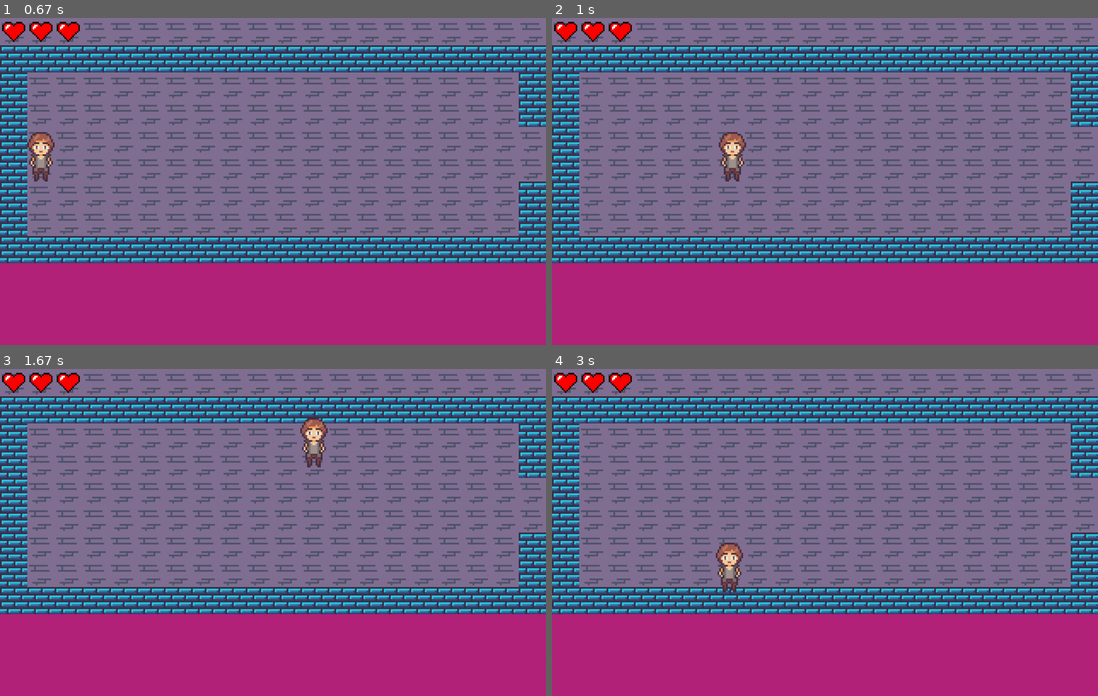
Above: before the commit, frames 1-4 (two rows, left to right).
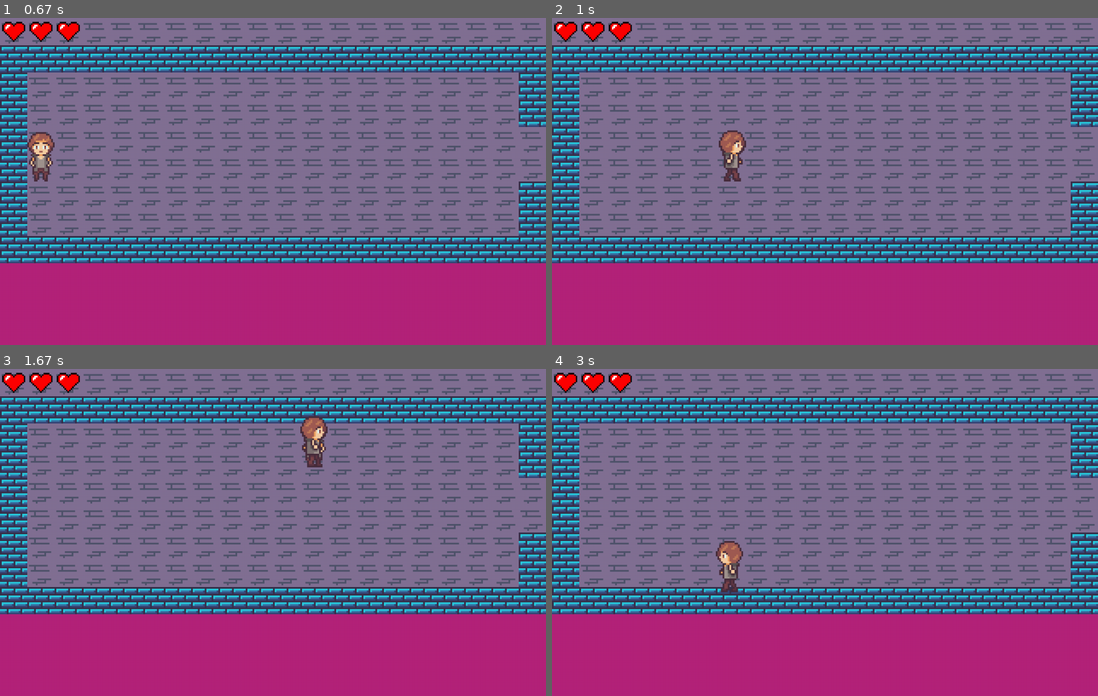
Above: after the commit, the same moments.

Repository: KakeinNoriaki/pygame_project
Game: pygame game, started from main.py
Same seed, same stepped clock (60 frames per second), same inputs: the game is played once before the commit and once after it.
Inputs (mouse positions are in pixels of both pictures, inside the frame that each line leads up to):
- Up to frame 1 (0.67 s): click (251, 171) at 0.38 s
- Up to frame 2 (1 s): hold D from 0.67 s (still down)
- Up to frame 3 (1.67 s): release D at 1.13 s; hold W 1.17-1.47 s; hold D from 1.5 s (still down)
- Up to frame 4 (3 s): release D at 1.97 s; hold A 2-2.53 s; hold S 2.57-2.87 s; hold A from 2.9 s (still down)

Frame 1 is identical in both runs. In frame 2, 0.4% of the frame differs, in the area x 30-36%, y 34-50%; in frame 3, 0.3%; in frame 4, 0.4%, in the area x 30-35%, y 52-69%.

Commit message:
сделал норм ВСЁ

Diff:
--- a/main.py
+++ b/main.py
@@ -26,7 +26,6 @@
         self.im = pygame.transform.scale(load_image("assets/items/heart.png"), [64, 64])
 
     def print_hp(self):
-
         for i in range(self.hp):
             rect = pygame.Rect(64 * i, 0, 64, 64)
             screen.blit(self.im, rect)
@@ -282,6 +281,21 @@
 
 pygame.mixer.init()
 
+walkright = [pygame.image.load("assets/player/right/player_move_right_1.png"),
+             pygame.image.load("assets/player/right/player_move_right_2.png"),
+             pygame.image.load("assets/player/right/player_move_right_3.png")]
+walkleft = [pygame.image.load("assets/player/left/player_move_left_1.png"),
+            pygame.image.load("assets/player/left/player_move_left_2.png"),
+            pygame.image.load("assets/player/left/player_move_left_3.png")]
+walkforward = [pygame.image.load("assets/player/up/player_move_up_1.png"),
+               pygame.image.load("assets/player/up/player_move_up_2.png"),
+               pygame.image.load("assets/player/up/player_move_up_3.png")]
+walkdown = [pygame.image.load("assets/player/down/player_move_down_1.png"),
+            pygame.image.load("assets/player/down/player_move_down_2 .png"),
+            pygame.image.load("assets/player/down/player_move_down_3.png")]
+playerStand = [pygame.image.load("assets/player/down/player_move_down_1.png")]
+
+
 all_sprites = 0
 tiles_group = 0
 player_group = 0
@@ -289,10 +303,17 @@
 level_map = 0
 player, level_x, level_y = 0, 0, 0
 counter = 0
+animCount = 0
+left = False
+right = False
+forward = False
+down = False
+
 
 
 def main():
-    global all_sprites, tiles_group, player_group, level_now_num, level_map, player, counter
+    global all_sprites, tiles_group, player_group, level_now_num, level_map, player, counter,\
+        animCount, left, right, forward, down
     all_sprites = pygame.sprite.Group()
     tiles_group = pygame.sprite.Group()
     player_group = pygame.sprite.Group()
@@ -300,7 +321,6 @@
     level_map = load_level('map_1.txt')
     player, _, __ = generate_level(level_map)
     all_sprites.add(player)
-    counter = 0
     running = True
     player.hp = 3
     while running:
@@ -308,28 +328,72 @@
         for event in pygame.event.get():
             if event.type == pygame.QUIT:
                 running = False
-                terminate()
             keys = pygame.key.get_pressed()
             if keys[pygame.K_w]:
                 player.old_cords = player.rect.x, player.rect.y
                 player.rect.y -= player.speed
+                left = False
+                right = False
+                forward = True
+                down = False
+
             if keys[pygame.K_s]:
                 player.old_cords = player.rect.x, player.rect.y
                 player.rect.y += player.speed
+                left = False
+                right = False
+                forward = False
+                down = True
+
             if keys[pygame.K_d]:
                 player.old_cords = player.rect.x, player.rect.y
                 player.rect.x += player.speed
+                left = False
+                right = True
+                forward = False
+                down = False
+
             if keys[pygame.K_a]:
                 player.old_cords = player.rect.x, player.rect.y
                 player.rect.x -= player.speed
+                left = True
+                right = False
+                forward = False
+                down = False
+
+            if not (keys[pygame.K_w] or keys[pygame.K_s] or keys[pygame.K_a] or keys[pygame.K_d]):
+                left = False
+                right = False
+                forward = False
+                down = False
+
         screen.fill((180, 35, 122))
         player_group.update()
         all_sprites.update()
         all_sprites.draw(screen)
-        player_group.draw(screen)
+
+        if animCount + 1 >= 60:
+            animCount = 0
+
+        if left:
+            screen.blit(walkleft[animCount // 20], (player.rect.x, player.rect.y))
+            animCount += 1
+
+        if right:
+            screen.blit(walkright[animCount // 20], (player.rect.x, player.rect.y))
+            animCount += 1
+
+        if forward:
+            screen.blit(walkforward[animCount // 20], (player.rect.x, player.rect.y))
+            animCount += 1
+
+        if down:
+            screen.blit(walkdown[animCount // 20], (player.rect.x, player.rect.y))
+            animCount += 1
+        if not (forward or left or right or down):
+            screen.blit(playerStand[0], (player.rect.x, player.rect.y))
         player.print_hp()
         pygame.display.flip()
-        clock.tick(FPS)
 
 
 if __name__ == '__main__':
